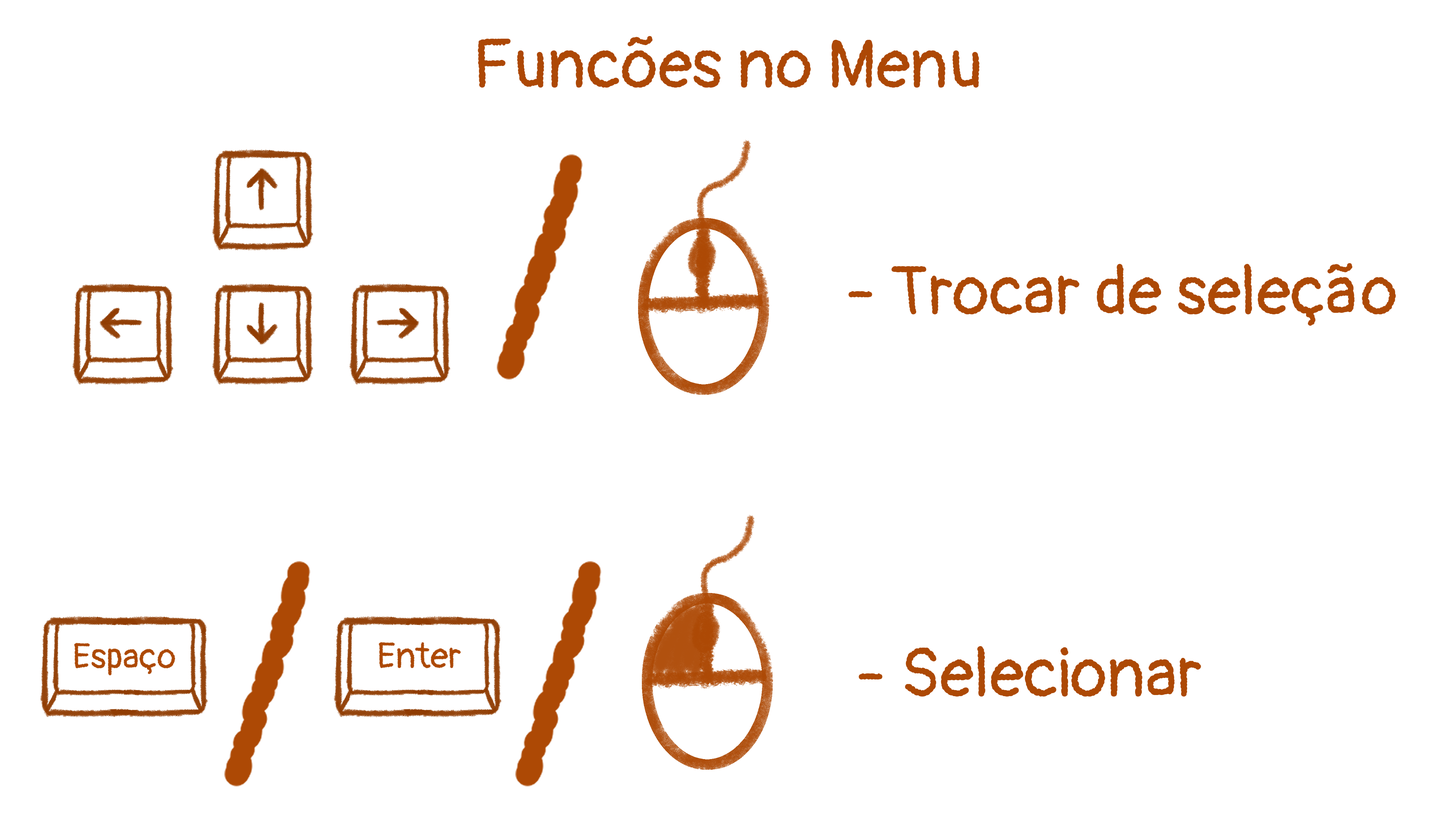
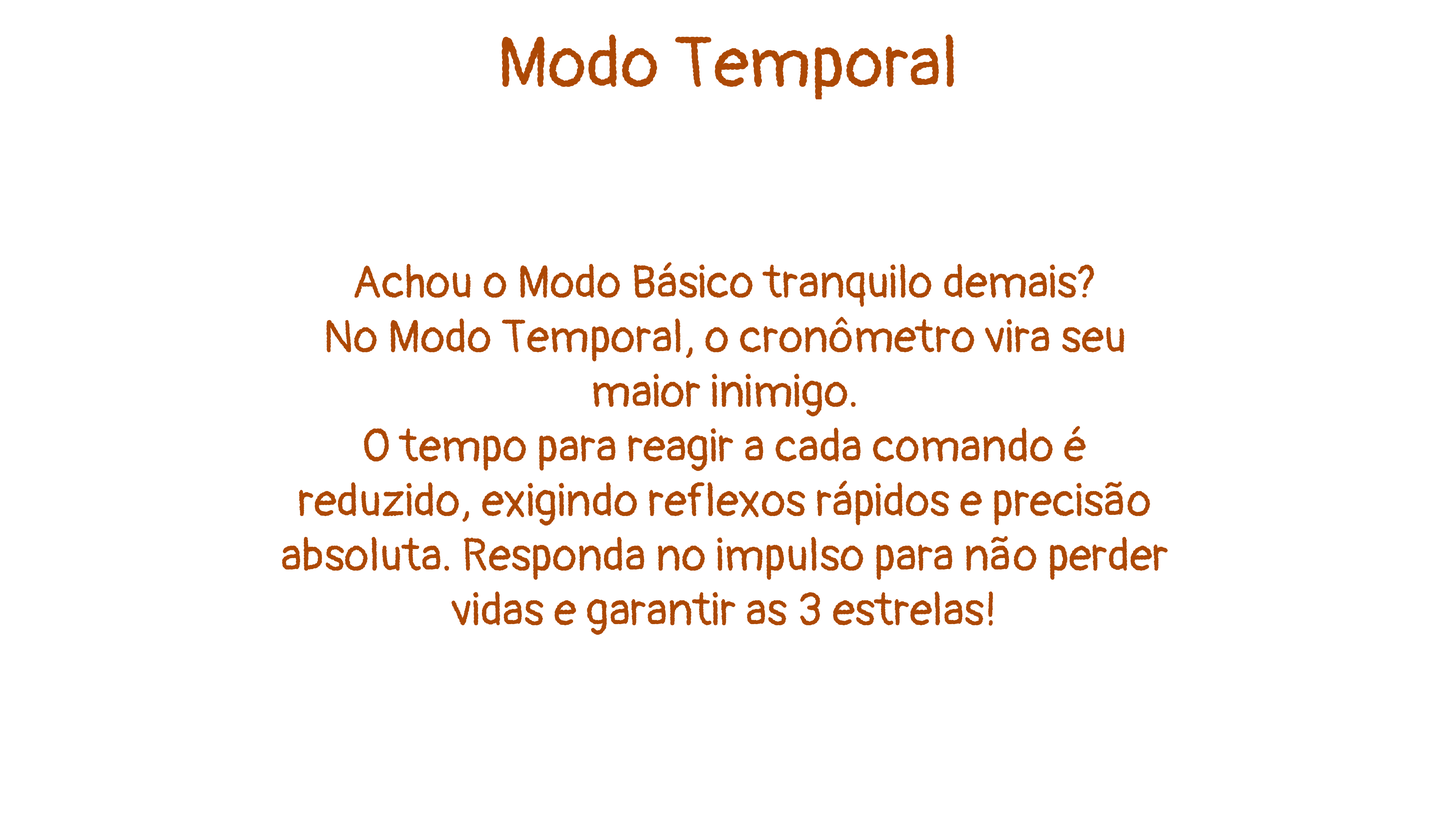
Layers edited between the first and the second (1455, 819) image:
added group "Pagina6" with 2 layers above "Pagina5" over [281, 34, 1169, 635]
added layer "Modo Temporal" in group "Pagina6" over [501, 34, 955, 100]
added layer "Achou o Modo Básico tranquilo demais? No Modo Temporal, o cronômetro vira seu m…" in group "Pagina6" over [281, 261, 1169, 635]
hid group "Pagina1" (20 layers) over [40, 36, 1397, 787]
